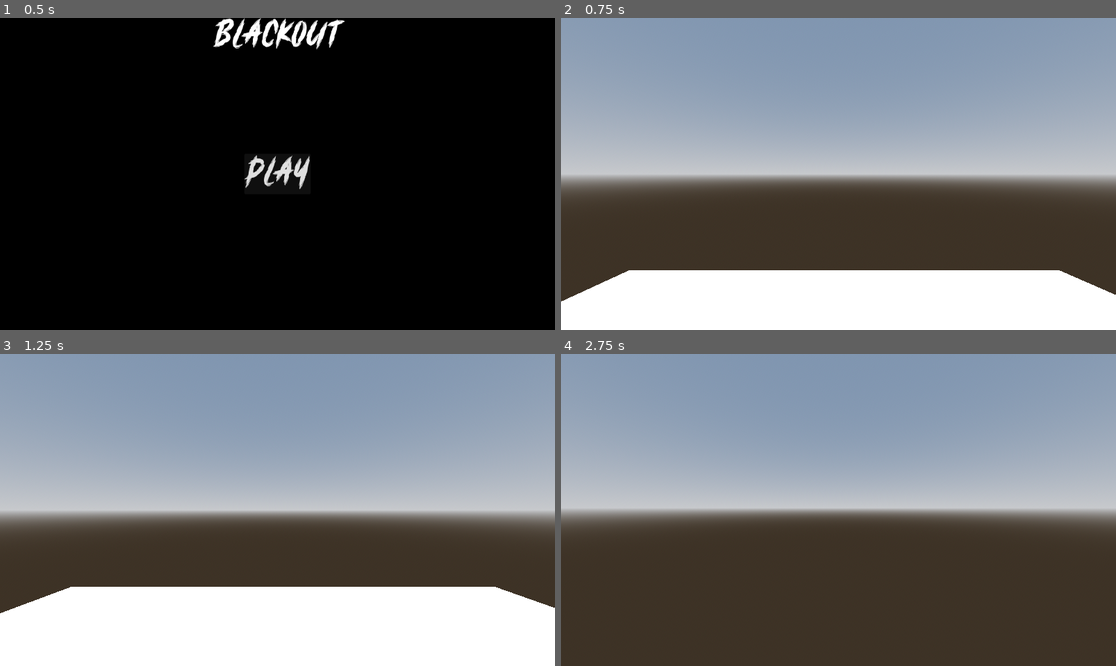
Above: before the commit, frames 1-4 (two rows, left to right).
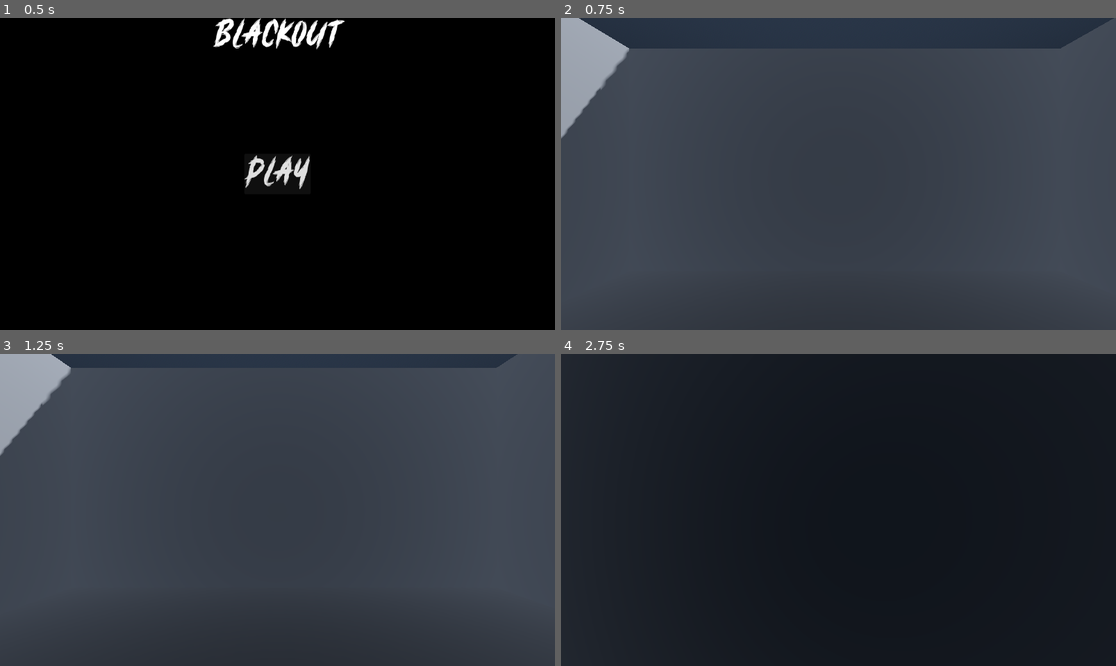
Above: after the commit, the same moments.

Repository: CodeOS99/Blackout
Game: Godot game, scene res://scenes/main_menu.tscn
The game is run twice, just before and just after one commit, with the same random seed, the same clock (stepped at 60 frames per second) and the same inputs.
Inputs (mouse positions are in pixels of both pictures, inside the frame that each line leads up to):
- Up to frame 1 (0.5 s): no input
- Up to frame 2 (0.75 s): click "Play" at 0.5 s
- Up to frame 3 (1.25 s): no input
- Up to frame 4 (2.75 s): tap Enter at 1.25 s; move the mouse to (866, 510) at 1.27 s; hold Shift (sprint) 1.28-2.03 s; hold W (up) from 1.28 s (still down); tap Space (jump) at 1.52, 2.27 s; move the mouse to (810, 510) at 2.02 s; tap Alt at 2.1 s

Frame 1 is identical in both runs. In frame 2, 96% of the frame differs, in the area x 0-100%, y 0-100%; in frame 3, 97%; in frame 4, 100%.

Commit message:
Added a floor with texture and a few walls for the house

Diff:
--- a/scenes/main_game.tscn
+++ b/scenes/main_game.tscn
@@ -1,24 +1,43 @@
-[gd_scene load_steps=7 format=3 uid="uid://b4lbffa2xhd1l"]
+[gd_scene load_steps=10 format=3 uid="uid://b4lbffa2xhd1l"]
 
+[ext_resource type="Texture2D" uid="uid://bae6oca5u85n5" path="res://assets/oak-cladding-1300-mm-architextures.jpg" id="1_7sv8i"]
 [ext_resource type="PackedScene" uid="uid://dn85pabpofvf6" path="res://scenes/player.tscn" id="1_t0vlm"]
 
-[sub_resource type="ProceduralSkyMaterial" id="ProceduralSkyMaterial_pxmk4"]
-sky_horizon_color = Color(0.64625, 0.65575, 0.67075, 1)
-ground_horizon_color = Color(0.64625, 0.65575, 0.67075, 1)
+[sub_resource type="ProceduralSkyMaterial" id="ProceduralSkyMaterial_0hhfp"]
+sky_top_color = Color(0.146665, 0.182903, 0.233298, 1)
+sky_horizon_color = Color(0, 0, 0, 1)
+sky_cover_modulate = Color(0, 0, 0, 1)
+ground_bottom_color = Color(0, 0, 0, 1)
+ground_horizon_color = Color(0, 0, 0, 1)
+sun_angle_max = 0.0
 
 [sub_resource type="Sky" id="Sky_p23ln"]
-sky_material = SubResource("ProceduralSkyMaterial_pxmk4")
+sky_material = SubResource("ProceduralSkyMaterial_0hhfp")
 
 [sub_resource type="Environment" id="Environment_ik1a0"]
 background_mode = 2
+background_color = Color(0.362829, 0.362829, 0.362829, 1)
 sky = SubResource("Sky_p23ln")
 tonemap_mode = 2
+fog_enabled = true
+fog_light_color = Color(0.296733, 0.32402, 0.366914, 1)
+fog_light_energy = 2.18
+fog_density = 0.015
+
+[sub_resource type="StandardMaterial3D" id="StandardMaterial3D_4k0ic"]
+albedo_color = Color(0.278162, 0.100121, 0.0249779, 1)
+albedo_texture = ExtResource("1_7sv8i")
+uv1_scale = Vector3(0.06, 0.06, 0.06)
+uv1_triplanar = true
 
 [sub_resource type="BoxMesh" id="BoxMesh_rw23c"]
 size = Vector3(25, 0.365, 25)
 
 [sub_resource type="ConvexPolygonShape3D" id="ConvexPolygonShape3D_0krn5"]
 points = PackedVector3Array(-12.5, -0.1825, -12.5, -12.5, 0.1825, -12.5, 12.5, -0.1825, -12.5, -12.5, -0.1825, 12.5, -12.5, 0.1825, 12.5, 12.5, 0.1825, -12.5, 12.5, -0.1825, 12.5, 12.5, 0.1825, 12.5)
+
+[sub_resource type="BoxMesh" id="BoxMesh_g2gec"]
+size = Vector3(1, 13.99, 27.145)
 
 [node name="MainGame" type="Node3D"]
 
@@ -32,6 +51,7 @@
 [node name="Floor" type="StaticBody3D" parent="."]
 
 [node name="MeshInstance3D" type="MeshInstance3D" parent="Floor"]
+material_override = SubResource("StandardMaterial3D_4k0ic")
 mesh = SubResource("BoxMesh_rw23c")
 skeleton = NodePath("../..")
 
@@ -40,3 +60,21 @@
 
 [node name="Player" parent="." instance=ExtResource("1_t0vlm")]
 transform = Transform3D(1, 0, 0, 0, 1, 0, 0, 0, 1, -0.411505, 3.89696, -0.971097)
+
+[node name="HouseWall" type="StaticBody3D" parent="."]
+
+[node name="MeshInstance3D" type="MeshInstance3D" parent="HouseWall"]
+transform = Transform3D(1, 0, 0, 0, 1, 0, 0, 0, 1, 12.9351, 6, 0)
+mesh = SubResource("BoxMesh_g2gec")
+
+[node name="MeshInstance3D2" type="MeshInstance3D" parent="HouseWall"]
+transform = Transform3D(1, 0, 0, 0, 1, 0, 0, 0, 1, -12.8671, 6, 0)
+mesh = SubResource("BoxMesh_g2gec")
+
+[node name="MeshInstance3D3" type="MeshInstance3D" parent="HouseWall"]
+transform = Transform3D(-4.37114e-08, 0, 1, 0, 1, 0, -1, 0, -4.37114e-08, 0.0340094, 6, -12.9011)
+mesh = SubResource("BoxMesh_g2gec")
+
+[node name="MeshInstance3D4" type="MeshInstance3D" parent="HouseWall"]
+transform = Transform3D(-4.37114e-08, 0, 1, 0, 1, 0, -1, 0, -4.37114e-08, 0.0340105, 6, 12.9011)
+mesh = SubResource("BoxMesh_g2gec")
--- a/scripts/player.gd
+++ b/scripts/player.gd
@@ -30,7 +30,7 @@
 	if event is InputEventMouseMotion:
 		head.rotate_y(-event.relative.x * SENSITIVITY)
 		camera.rotate_x(-event.relative.y * SENSITIVITY)
-		camera.rotation.x = clamp(camera.rotation.x, deg_to_rad(-40), deg_to_rad(60))
+		camera.rotation.x = clamp(camera.rotation.x, deg_to_rad(-80), deg_to_rad(80))
 
 
 func _physics_process(delta):
Binary file added: assets/oak-cladding-1300-mm-architextures.jpg
Not shown, added: assets/oak-cladding-1300-mm-architextures.jpg.import
